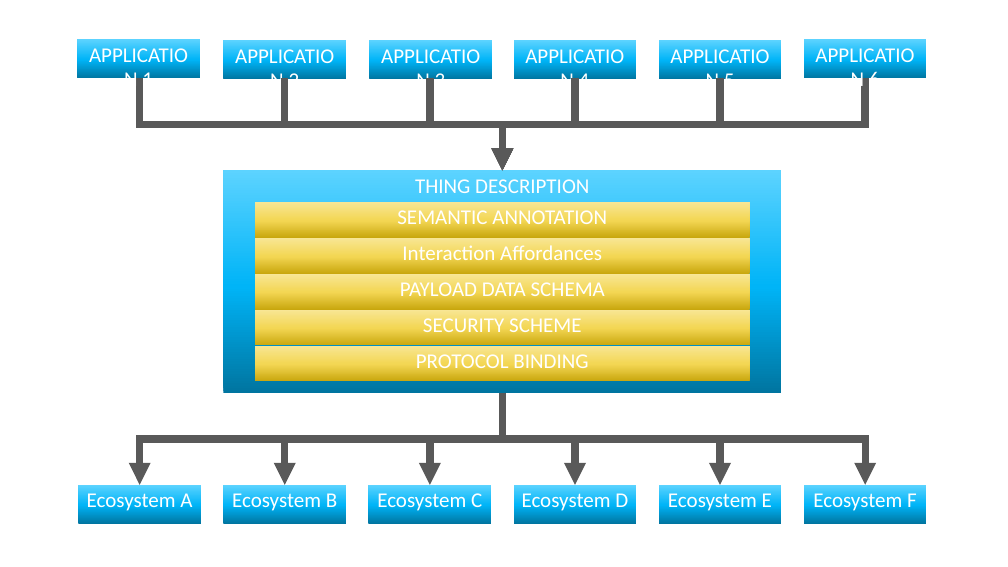
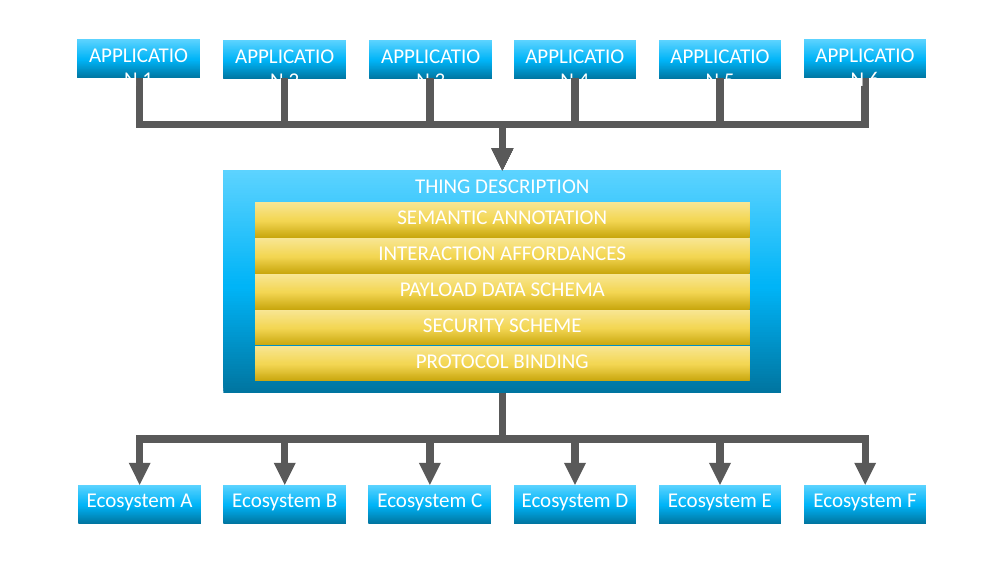
Before and after one commit to w3c/wot, a slide deck: slide 4 of PRESENTATIONS/wot-summary-and-roadmap-04-2019.pptx. Drawn at 1008x567 pixels with LibreOffice and Linux fonts; fonts in the diff are those of the drawing. Boxes give left, top, right and bottom in pixels: in the first picture for what was removed or moved away, otherwise in the second. Text is boxed around its words. In the diff, an @@ line names an element or a change of style, - is before the commit and + after.

```diff
--- a/PRESENTATIONS/wot-summary-and-roadmap-04-2019.pptx
+++ b/PRESENTATIONS/wot-summary-and-roadmap-04-2019.pptx
@@ text in rectangle at [378,246,626,267]: text changed @@
-Interaction Affordances
+INTERACTION AFFORDANCES
```
Also in this commit, not shown: 4 other slides changed.
